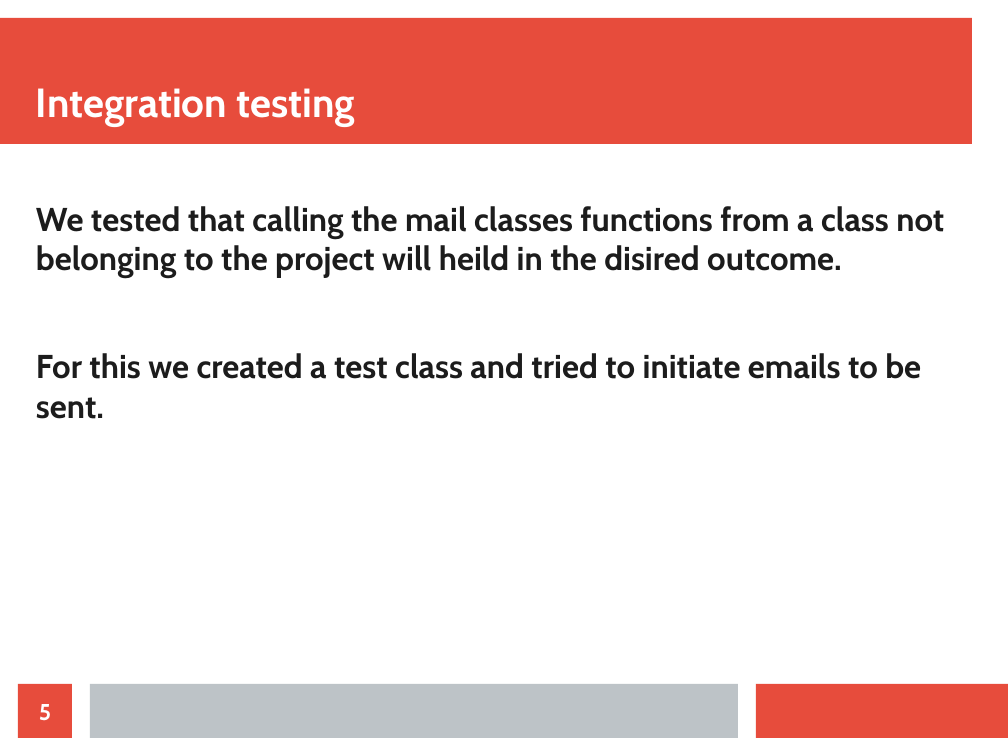
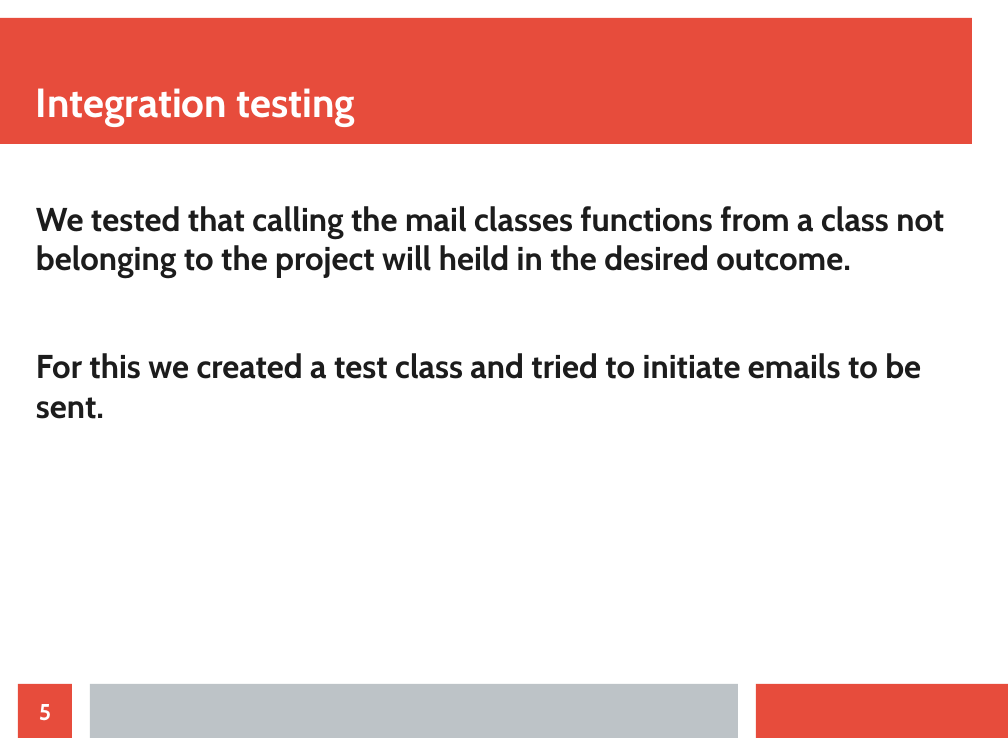
Before and after one commit to TNSelahle/Mouthpiece, a slide deck: slide 5 of Notifications/COS301_Omega_Notifications_Demo2.odp. Drawn at 1008x756 pixels with LibreOffice and Linux fonts; fonts in the diff are those of the drawing. Boxes give left, top, right and bottom in pixels: in the first picture for what was removed or moved away, otherwise in the second. Text is boxed around its words. In the diff, an @@ line names an element or a change of style, - is before the commit and + after.

```diff
--- a/Notifications/COS301_Omega_Notifications_Demo2.odp
+++ b/Notifications/COS301_Omega_Notifications_Demo2.odp
@@ text at bbox=[36, 206, 944, 278]: text changed @@
-We tested that calling the mail classes functions from a class not belonging to the project will heild in the disired outcome.
+We tested that calling the mail classes functions from a class not belonging to the project will heild in the desired outcome.
```
Also in this commit, not shown: 4 other slides changed, 2 slides added.
